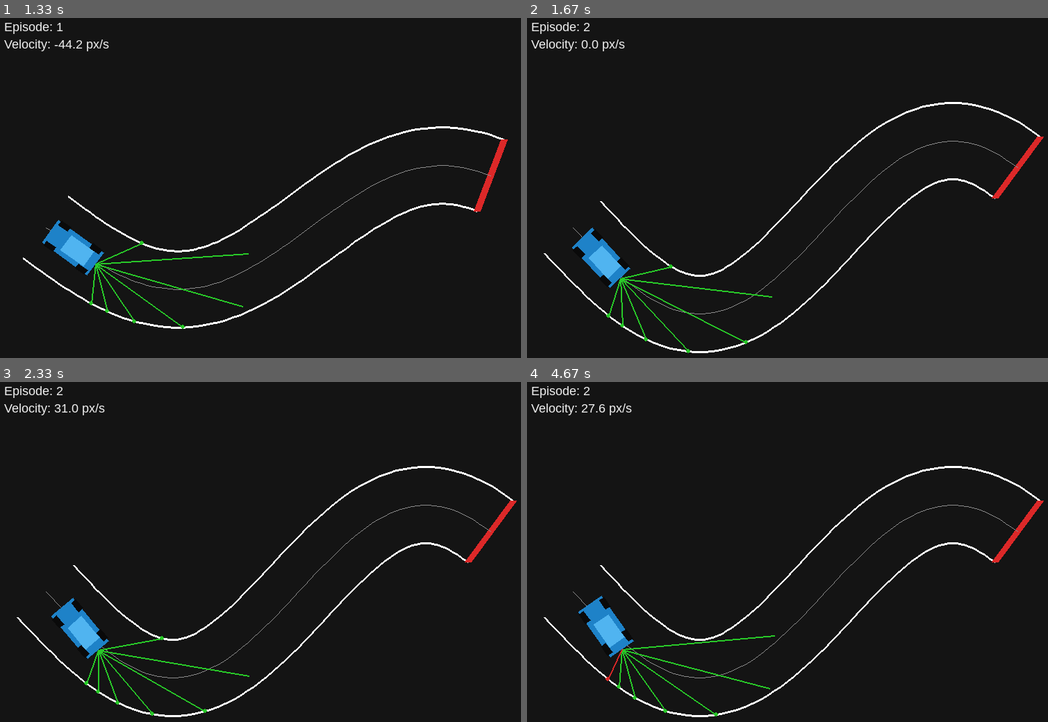
Above: before the commit, frames 1-4 (two rows, left to right).
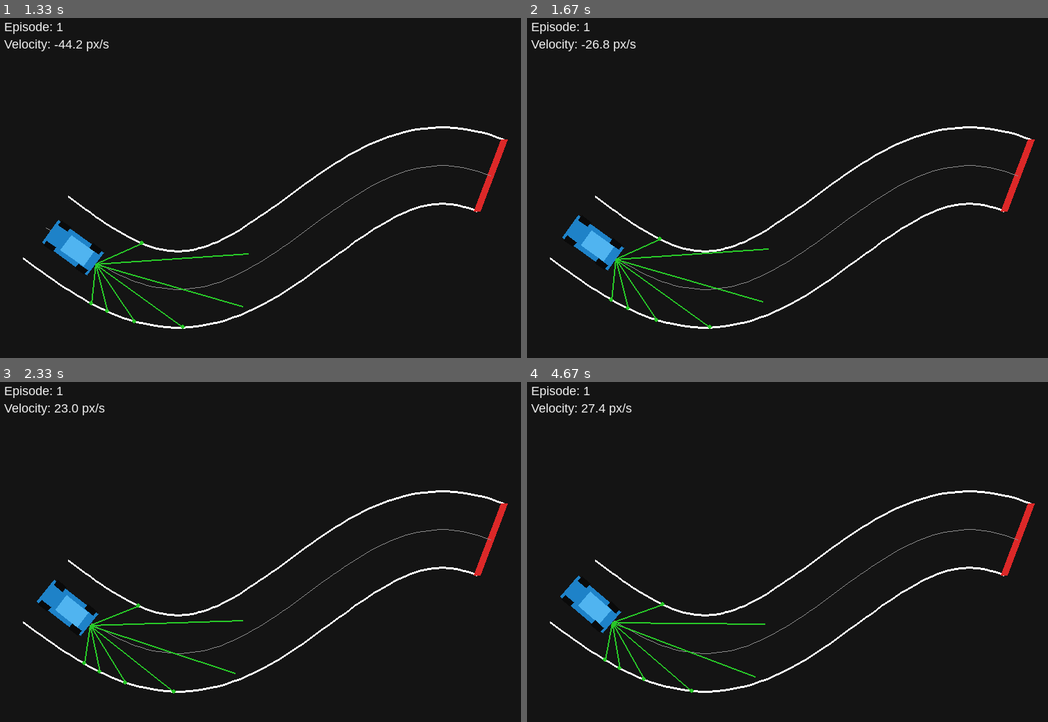
Above: after the commit, the same moments.

Repository: FranMacias00/2d-autonomous-driving-rl
Game: pygame game, started from src/scripts/run_interactive.py
Same seed, same stepped clock (60 frames per second), same inputs: the game is played once before the commit and once after it.
Inputs:
- Up to frame 1 (1.33 s): hold A 0.33-0.87 s; hold S from 0.9 s (still down)
- Up to frame 2 (1.67 s): release S at 1.37 s
- Up to frame 3 (2.33 s): hold W 1.83-2.2 s; hold D from 2.23 s (still down)
- Up to frame 4 (4.67 s): release D at 2.87 s; hold S 2.9-3.27 s; hold A 3.3-3.77 s; hold D 3.8-4.27 s; hold W 4.3-4.6 s; hold D from 4.63 s (still down)

Frame 1 is identical in both runs. In frame 2, 4.6% of the frame differs, in the area x 3-100%, y 1-99%; in frame 3, 4.6%; in frame 4, 4.7%.

Commit message:
Fix robustez en detección de meta y corrección de falsos positivos en off_track

Diff:
--- a/src/sim/track.py
+++ b/src/sim/track.py
@@ -75,67 +75,66 @@
         left_border, right_border = self.get_borders()
         return left_border[-1], right_border[-1]
 
-    def has_crossed_finish(self, p0: Point, p1: Point) -> bool:
-        """Check whether segment p0->p1 intersects the finish line."""
-        finish_start, finish_end = self.get_finish_segment()
+    def has_crossed_finish(self, p1: Point, p2: Point) -> bool:
+        """
+        Detecta la intersección entre el movimiento del coche (p1 -> p2)
+        y el segmento físico de la meta.
+        """
+        left_border, right_border = self.get_borders()
+        # Definimos el segmento de meta: de borde a borde al final de la pista
+        m1 = left_border[-1]
+        m2 = right_border[-1]
 
-        def orientation(a: Point, b: Point, c: Point) -> int:
-            val = (b[0] - a[0]) * (c[1] - a[1]) - (b[1] - a[1]) * (c[0] - a[0])
-            eps = 1e-9
-            if abs(val) <= eps:
-                return 0
-            return 1 if val > 0 else 2
+        # Función auxiliar: determina la orientación de tres puntos
+        def _ccw(A, B, C):
+            # Producto cruzado para saber si el giro es sentido horario o antihorario
+            return (C[1] - A[1]) * (B[0] - A[0]) > (B[1] - A[1]) * (C[0] - A[0])
 
-        def on_segment(a: Point, b: Point, c: Point) -> bool:
-            return (
-                min(a[0], c[0]) - 1e-9 <= b[0] <= max(a[0], c[0]) + 1e-9
-                and min(a[1], c[1]) - 1e-9 <= b[1] <= max(a[1], c[1]) + 1e-9
-            )
+        # Algoritmo de intersección de segmentos:
+        # Si las orientaciones de los puntos finales son distintas, hay cruce.
+        intersecta = (_ccw(p1, m1, m2) != _ccw(p2, m1, m2) and
+                      _ccw(p1, p2, m1) != _ccw(p1, p2, m2))
 
-        o1 = orientation(p0, p1, finish_start)
-        o2 = orientation(p0, p1, finish_end)
-        o3 = orientation(finish_start, finish_end, p0)
-        o4 = orientation(finish_start, finish_end, p1)
-
-        if o1 != o2 and o3 != o4:
-            return True
-
-        if o1 == 0 and on_segment(p0, finish_start, p1):
-            return True
-        if o2 == 0 and on_segment(p0, finish_end, p1):
-            return True
-        if o3 == 0 and on_segment(finish_start, p0, finish_end):
-            return True
-        if o4 == 0 and on_segment(finish_start, p1, finish_end):
-            return True
-
-        return False
+        return intersecta
 
     def is_point_on_road(self, point: Point) -> bool:
-        """Check whether a point is strictly inside the road polygon."""
-        left_border, right_border = self.get_borders()
-        polygon = left_border + list(reversed(right_border))
+        """
+        Determina si un punto está sobre el asfalto.
+        Eándar industrial: Distancia mínima al eje central (centerline).
+        """
+        x, y = point
+        min_dist_sq = float('inf')
+        half_width_sq = (self.road_width / 2.0) ** 2
 
-        x, y = point
-        epsilon = 1e-9
+        # Iteramos por cada segmento de la línea central
+        for i in range(len(self.centerline) - 1):
+            p1 = self.centerline[i]
+            p2 = self.centerline[i+1]
 
-        for start, end in zip(polygon, polygon[1:] + polygon[:1]):
-            (x1, y1), (x2, y2) = start, end
-            cross = (x - x1) * (y2 - y1) - (y - y1) * (x2 - x1)
-            if abs(cross) <= epsilon:
-                dot = (x - x1) * (x - x2) + (y - y1) * (y - y2)
-                if dot <= epsilon:
-                    return False
+            dx = p2[0] - p1[0]
+            dy = p2[1] - p1[1]
 
-        crossings = 0
-        for start, end in zip(polygon, polygon[1:] + polygon[:1]):
-            x1, y1 = start
-            x2, y2 = end
-            if (y1 > y) != (y2 > y):
-                x_intersect = x1 + (y - y1) * (x2 - x1) / (y2 - y1)
-                if x_intersect > x:
-                    crossings += 1
-        return crossings % 2 == 1
+            if dx == 0 and dy == 0:
+                continue
+
+            # Calculamos la proyección del punto sobre el segmento (t)
+            # Esto nos da el punto más cercano dentro del segmento p1->p2
+            t = ((x - p1[0]) * dx + (y - p1[1]) * dy) / (dx*dx + dy*dy)
+            t = max(0, min(1, t)) # Limitar al segmento
+
+            closest_x = p1[0] + t * dx
+            closest_y = p1[1] + t * dy
+
+            dist_sq = (x - closest_x)**2 + (y - closest_y)**2
+
+            if dist_sq < min_dist_sq:
+                min_dist_sq = dist_sq
+
+            # Optimización: si ya estamos dentro del ancho, no hace falta mirar más segmentos
+            if min_dist_sq <= half_width_sq:
+                return True
+
+        return min_dist_sq <= half_width_sq
 
     def is_car_on_road(self, car: "Car") -> bool:
         """Check whether the entire car bounding box is within the road."""
